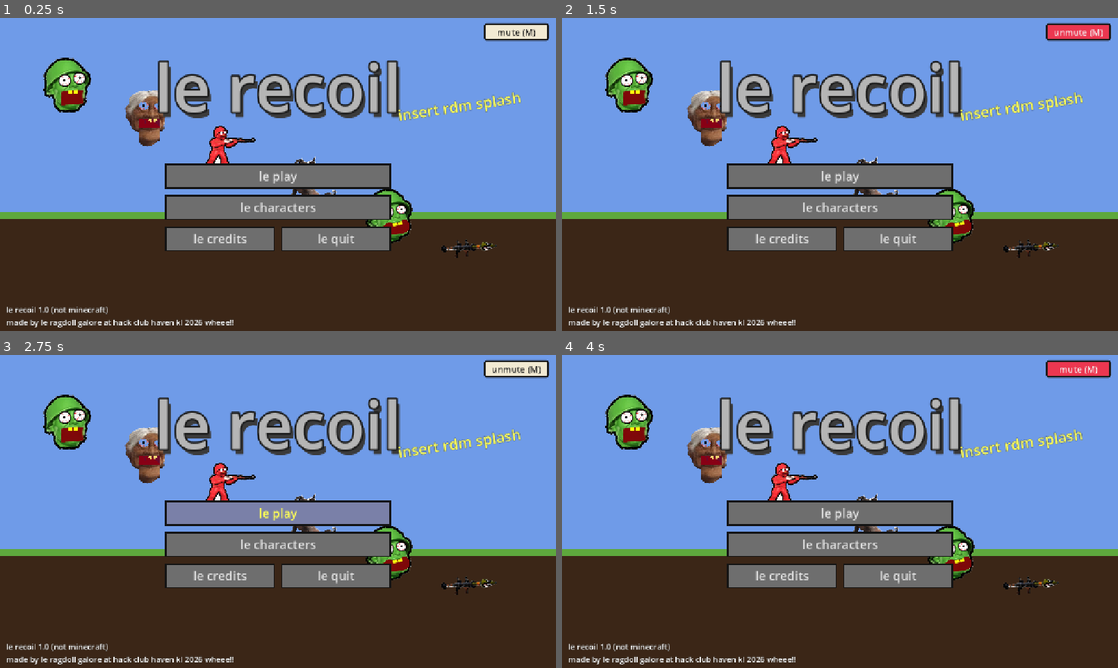
Above: before the commit, frames 1-4 (two rows, left to right).
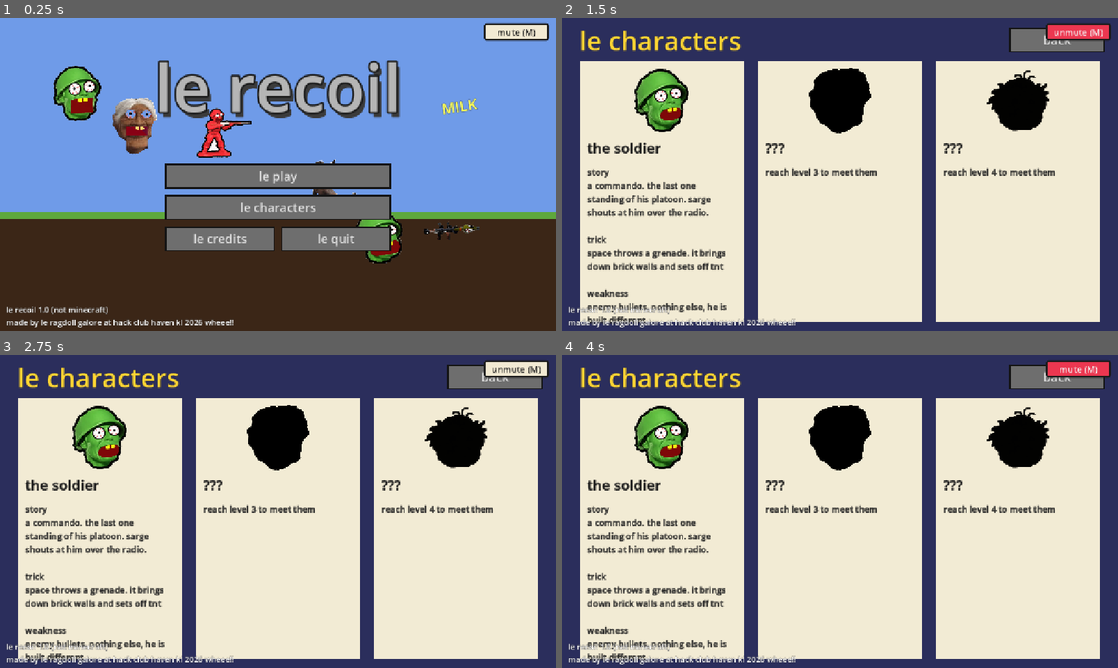
Above: after the commit, the same moments.

Repository: khantminnyi/haven-kl-jam
Game: Godot game, scene res://scenes/ui/menu.tscn
Two runs of this game, one before a commit and one after it. Both use one fixed random seed, a clock stepped at 60 frames per second and the inputs below.
Inputs (mouse positions are in pixels of both pictures, inside the frame that each line leads up to):
- Up to frame 1 (0.25 s): no input
- Up to frame 2 (1.5 s): click "le characters" at 0.5 s; click (1056, 39) at 1.25 s, where only the run after the commit has a clickable "back"
- Up to frame 3 (2.75 s): click (278, 514) at 2 s, where only the run before the commit has a clickable "le play"
- Up to frame 4 (4 s): click (840, 514) at 2.75 s, where only the run before the commit has a clickable "le play"; click "unmute (M)" at 3.5 s

The runs differ from the first frame. In frame 1, 5.5% of the frame differs, in the area x 7-94%, y 12-79%; in frame 2, 99%; in frame 3, 99%, in the area x 0-100%, y 0-100%; in frame 4, 99%.
Error before the commit: Invalid call. Nonexistent function 'pick_random' in base 'PackedStringArray'. (res://scenes/ui/menu.gd:11)

Commit message:
ooposies. fixed random splash

Diff:
--- a/scenes/main.tscn
+++ /dev/null
@@ -1,13 +0,0 @@
-[gd_scene format=3 uid="uid://bl8o6rsxrooma"]
-
-[node name="Main" type="Node2D" unique_id=1065354192]
-
-[node name="Placeholder" type="Label" parent="." unique_id=790037950]
-offset_left = 1.0
-offset_top = 12.0
-offset_right = 1153.0
-offset_bottom = 604.0
-theme_override_colors/font_color = Color(0.106, 0.106, 0.106, 1)
-theme_override_font_sizes/font_size = 40
-text = "haven kl // main.tscn placeholder
-replace me with your game"
--- a/scenes/ui/characters_screen.gd
+++ /dev/null
@@ -1,103 +0,0 @@
-class_name CharactersScreen
-extends Control
-# character cards with a back button. drawings and text from the card data.
-
-signal closed
-
-const INK := Color("#1b1b1b")
-const PAPER := Color("#f2ead3")
-const YELLOW := Color("#f1c40f")
-const RED := Color("#ec3750")
-
-# one entry per character. `unlock` is how many levels must be open (Game.unlocked).
-const CARDS: Array[Dictionary] = [
-	{
-		"name": "the soldier", "look": CharacterRig.Look.SOLDIER, "unlock": 1, "colour": Color("#6f8f45"),
-		"story": "a commando. the last one standing of his platoon. sarge shouts at him over the radio.",
-		"trick": "space throws a grenade. it brings down brick walls and sets off tnt",
-		"weak": "enemy bullets. nothing else, he is built different",
-	},
-	{
-		"name": "mama coco", "look": CharacterRig.Look.GRANDMA, "unlock": 3, "colour": Color("#ec3750"),
-		"story": "a cool grandma with an rpg. a dog stole her slippers and she wants them back.",
-		"trick": "hold space or right mouse in the air to float down slowly, keeping her speed",
-		"weak": "frail: a hard landing costs a heart. pillows are soft, so bounce on those",
-	},
-	{
-		"name": "the lactose guy", "look": CharacterRig.Look.LACTOSE, "unlock": 4, "colour": Color("#338eda"),
-		"story": "loves dairy. is lactose intolerant. his only line is MILK.",
-		"trick": "hold space to keep farting: a jetpack. the gas sets off tnt",
-		"weak": "no weapon, and a limited tank. red zones ban farting",
-	},
-]
-
-var _time := 0.0
-
-
-func _ready() -> void:
-	set_anchors_and_offsets_preset(Control.PRESET_FULL_RECT)
-	var back := Button.new()
-	back.text = "back"
-	back.custom_minimum_size = Vector2(220, 52)
-	back.position = Vector2(1030, 22)
-	back.add_theme_font_size_override("font_size", 26)
-	back.pressed.connect(func() -> void: closed.emit())
-	add_child(back)
-
-
-func _process(delta: float) -> void:
-	_time += delta
-	if visible:
-		queue_redraw()
-
-
-func _draw() -> void:
-	var font := ThemeDB.fallback_font
-	draw_rect(Rect2(Vector2.ZERO, size), Color("#2b2d5c"))
-	draw_string_outline(font, Vector2(40, 74), "le characters", HORIZONTAL_ALIGNMENT_LEFT, -1, 60, 14, INK)
-	draw_string(font, Vector2(40, 74), "le characters", HORIZONTAL_ALIGNMENT_LEFT, -1, 60, YELLOW)
-	var width := (size.x - 40.0 * 2.0 - 30.0 * 2.0) / 3.0
-	for i in range(CARDS.size()):
-		_draw_card(font, CARDS[i], Rect2(40.0 + i * (width + 30.0), 100.0, width, 610.0))
-
-
-func _draw_card(font: Font, card: Dictionary, box: Rect2) -> void:
-	var open := Game.unlocked >= int(card["unlock"])
-	var look: CharacterRig.Look = card["look"]
-	var spec: Dictionary = CharacterRig.LOOKS[look]
-	draw_rect(Rect2(box.position + Vector2(8, 8), box.size), INK)
-	draw_rect(box, PAPER)
-	draw_rect(Rect2(box.position, Vector2(box.size.x, 190.0)), Color(card["colour"], 0.9) if open else Color("#55504a"))
-	Paint.rect(self, box, INK, 5.0, int(box.position.x))  # wobbly ms paint outline
-	var bob := sin(_time * 2.0) * 4.0
-	CharacterRig.draw_portrait(self, look, box.position + Vector2(box.size.x / 2.0, 100.0 + bob), 150.0, Color.WHITE if open else Color.BLACK)
-	if not open:
-		draw_string(font, box.position + Vector2(20, 240), "???", HORIZONTAL_ALIGNMENT_LEFT, -1, 40, INK)
-		draw_string(font, box.position + Vector2(20, 290), "reach level %d to meet them" % (int(card["unlock"]) + 0), HORIZONTAL_ALIGNMENT_LEFT, -1, 24, Color(INK, 0.7))
-		return
-	draw_string(font, box.position + Vector2(20, 228), String(card["name"]), HORIZONTAL_ALIGNMENT_LEFT, -1, 38, INK)
-	# stats, straight from the character's data.
-	var hearts := int(spec.get("health", 3))
-	var shots := int(spec.get("air_shots", 1))
-	var rows := [["health", "%d hearts" % hearts], ["air shots", str(shots)], ["shoots", _weapon(spec)]]
-	for i in range(rows.size()):
-		var y := 268.0 + i * 28.0
-		draw_string(font, box.position + Vector2(20, y), String(rows[i][0]), HORIZONTAL_ALIGNMENT_LEFT, -1, 22, Color(INK, 0.6))
-		draw_string(font, box.position + Vector2(150, y), String(rows[i][1]), HORIZONTAL_ALIGNMENT_LEFT, -1, 22, INK)
-	var y := 348.0
-	var text_width := box.size.x - 40.0
-	for entry: Array in [["story", card["story"], INK], ["trick", card["trick"], Color("#1f7a4a")], ["weakness", card["weak"], RED]]:
-		draw_string(font, box.position + Vector2(20, y), String(entry[0]), HORIZONTAL_ALIGNMENT_LEFT, -1, 20, Color(INK, 0.6))
-		var text := String(entry[1])
-		draw_multiline_string(font, box.position + Vector2(20, y + 24.0), text, HORIZONTAL_ALIGNMENT_LEFT, text_width, 18, -1, entry[2])
-		# move down by however tall that text really was, so nothing overlaps.
-		y += 24.0 + font.get_multiline_string_size(text, HORIZONTAL_ALIGNMENT_LEFT, text_width, 18).y + 16.0
-
-
-func _weapon(spec: Dictionary) -> String:
-	match int(spec.get("shot", Bullet.Style.BULLET)):
-		Bullet.Style.ROCKET:
-			return "rockets"
-		Bullet.Style.FART:
-			return "gas (no gun)"
-	return "bullets"
--- a/scenes/ui/menu.gd
+++ b/scenes/ui/menu.gd
@@ -8,7 +8,7 @@
 	# splash from text file
 	var lines = FileAccess.get_file_as_string("res://scenes/ui/splash.txt").split("\n", false)
 	if not lines.is_empty():
-		$Heading/Splash.text = lines.pick_random()
+		$Heading/Splash.text = lines[randi() % lines.size()]
 
 	Engine.time_scale = 1.0
 	Sfx.play_music("res://audio/music/main_menu_theme.mp3")
Not shown, removed: art/gen/.gdignore
Not shown, removed: scenes/ui/characters_screen.gd.uid
Not shown, changed: CREDITS.md
Not shown, removed: art/sprites/.gitkeep
Not shown, removed: audio/.gitkeep
Not shown, removed: docs/BUILD_LOG.md
Not shown, added: docs/DEMO.md
Not shown, removed: fonts/.gitkeep
